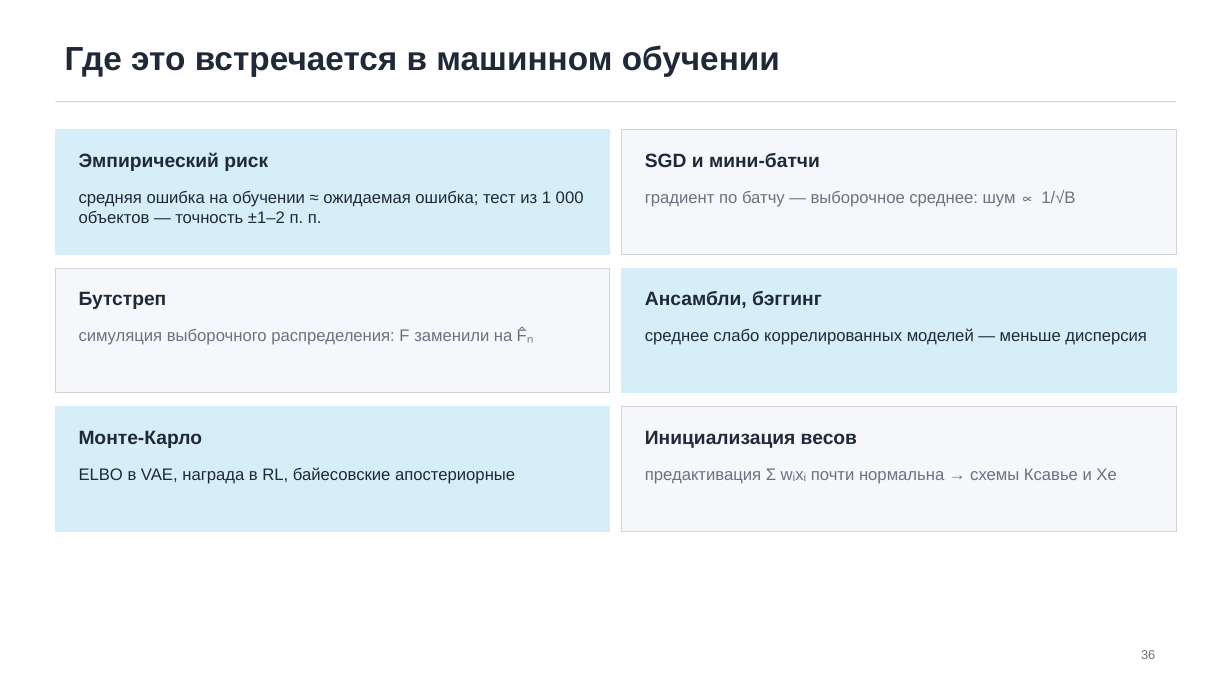
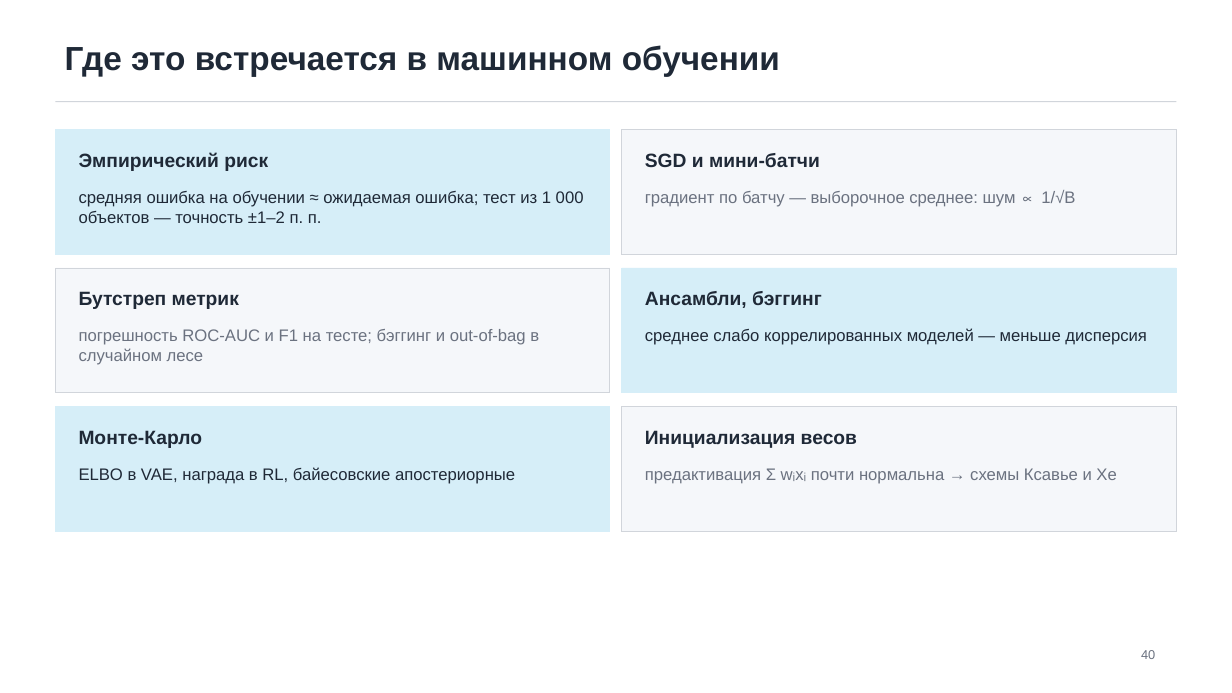
Before and after one commit to TheTonyPub/probability-theory-2026, a slide deck: slide 40 of lectures/05_lln-clt-itmo.pptx (slide 36 before the commit). Drawn at 1232x693 pixels with LibreOffice and Linux fonts; fonts in the diff are those of the drawing. Boxes give left, top, right and bottom in pixels: in the first picture for what was removed or moved away, otherwise in the second. Text is boxed around its words. In the diff, an @@ line names an element or a change of style, - is before the commit and + after.

```diff
--- a/lectures/05_lln-clt-itmo.pptx
+++ b/lectures/05_lln-clt-itmo.pptx
@@ text at box(79, 291, 239, 309): text changed @@
-Бутстреп
+Бутстреп метрик
@@ text at box(79, 329, 539, 365): text changed @@
-симуляция выборочного распределения: F заменили на F̂ₙ
+погрешность ROC-AUC и F1 на тесте; бэггинг и out-of-bag в случайном лесе
@@ text at box(1141, 650, 1155, 659): text changed @@
-36
+40
```
Also in this commit, not shown: 7 other slides changed, 4 slides added, 7 other files.
